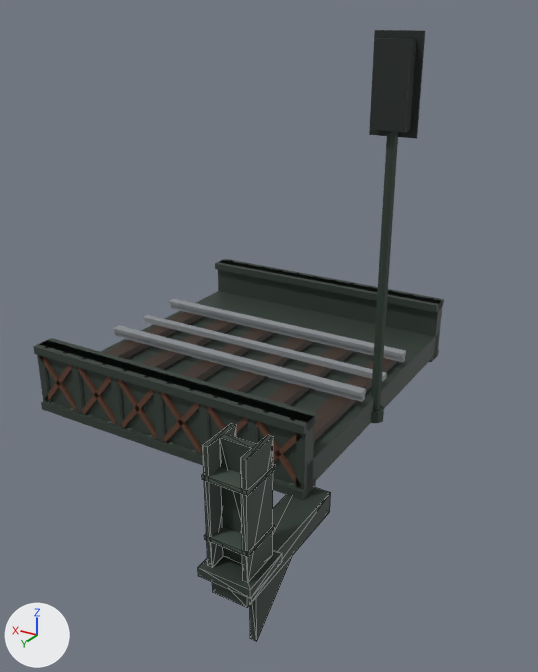
An edit to the glTF model public/models/street.glb, drawn before and after from the same camera.
Camera for both pictures: a 50 mm lens placed at (-2.4, 6.0, 3.62), pointed at (0.9, 0.49, 0.86). Lighting does not change. The marker at lower left points along +X, +Y and +Z. The first picture is the older version. Mesh edges are drawn as thin lines on the coarser meshes.

Objects in the first picture: 'ElColumn', 'ElColumnCap', 'ElSpan', 'TrafficSignal'.
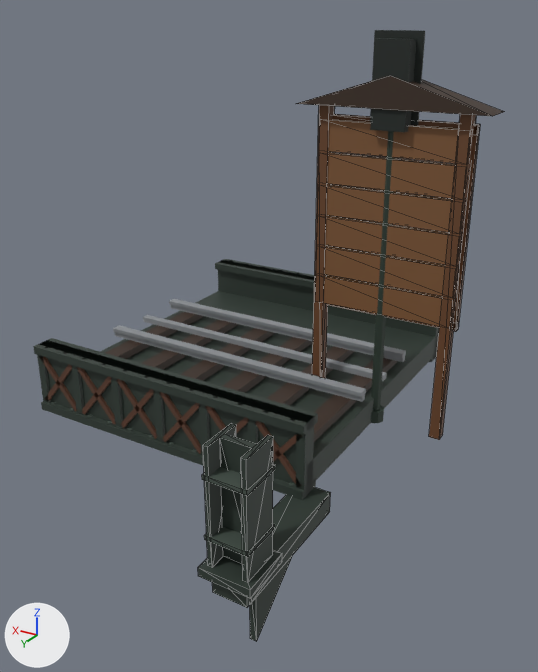
Changed parts and their boxes (x1, y1, x2, y2) in the pictures (538 x 672 px):
```json
{"object": "WantedBoard", "change": "added", "after": [296, 75, 504, 440], "on screen": "brown", "faces in mat_boardplank (brown #7e5634)": [324, 119, 459, 327], "faces in mat_boardwood (brown #6a4428)": [312, 105, 480, 440], "faces in mat_boardroof (brown #3a2a1e)": [296, 75, 504, 116]}
```

Scene script edits in JSON lines:
```json
{"op": "add", "block": "mat_boardplank", "code": ["mat_boardplank = principled_material('boardPlank')", "mat_boardplank.base_color = (0.209, 0.0931, 0.0343)  # brown #7e5634", "mat_boardplank.roughness = 0.6"]}
{"op": "add", "block": "mat_boardroof", "code": ["mat_boardroof = principled_material('boardRoof')", "mat_boardroof.base_color = (0.0423, 0.0232, 0.013)  # brown #3a2a1e", "mat_boardroof.roughness = 0.6"]}
{"op": "add", "block": "mat_boardwood", "code": ["mat_boardwood = principled_material('boardWood')", "mat_boardwood.base_color = (0.144, 0.0578, 0.0212)  # brown #6a4428", "mat_boardwood.roughness = 0.6"]}
{"op": "add", "block": "me_wantedboard", "code": ["me_wantedboard = bpy.data.meshes.new('WantedBoard')", "me_wantedboard.from_pydata(...)  # 94 vertices, 152 faces; spans x -0.85..0.85, y -0.2..0.14, z 0.0..3.18", "# faces by material slot: [72, 72, 8]", "me_wantedboard.materials.append(mat_boardwood)  # brown #6a4428", "me_wantedboard.materials.append(mat_boardplank)  # brown #7e5634", "me_wantedboard.materials.append(mat_boardroof)  # brown #3a2a1e"]}
{"op": "add", "block": "ob_wantedboard", "code": ["ob_wantedboard = bpy.data.objects.new('WantedBoard', me_wantedboard)", "ob_wantedboard.location = (0.0, 0.0, 0.0)"]}
```
